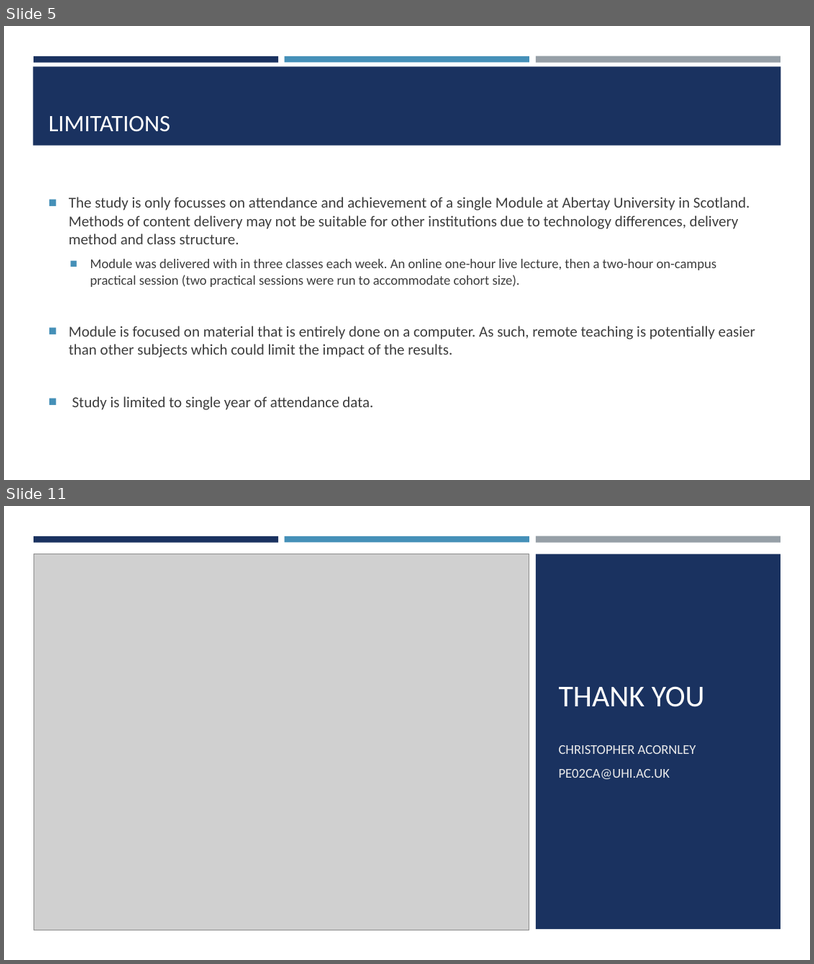
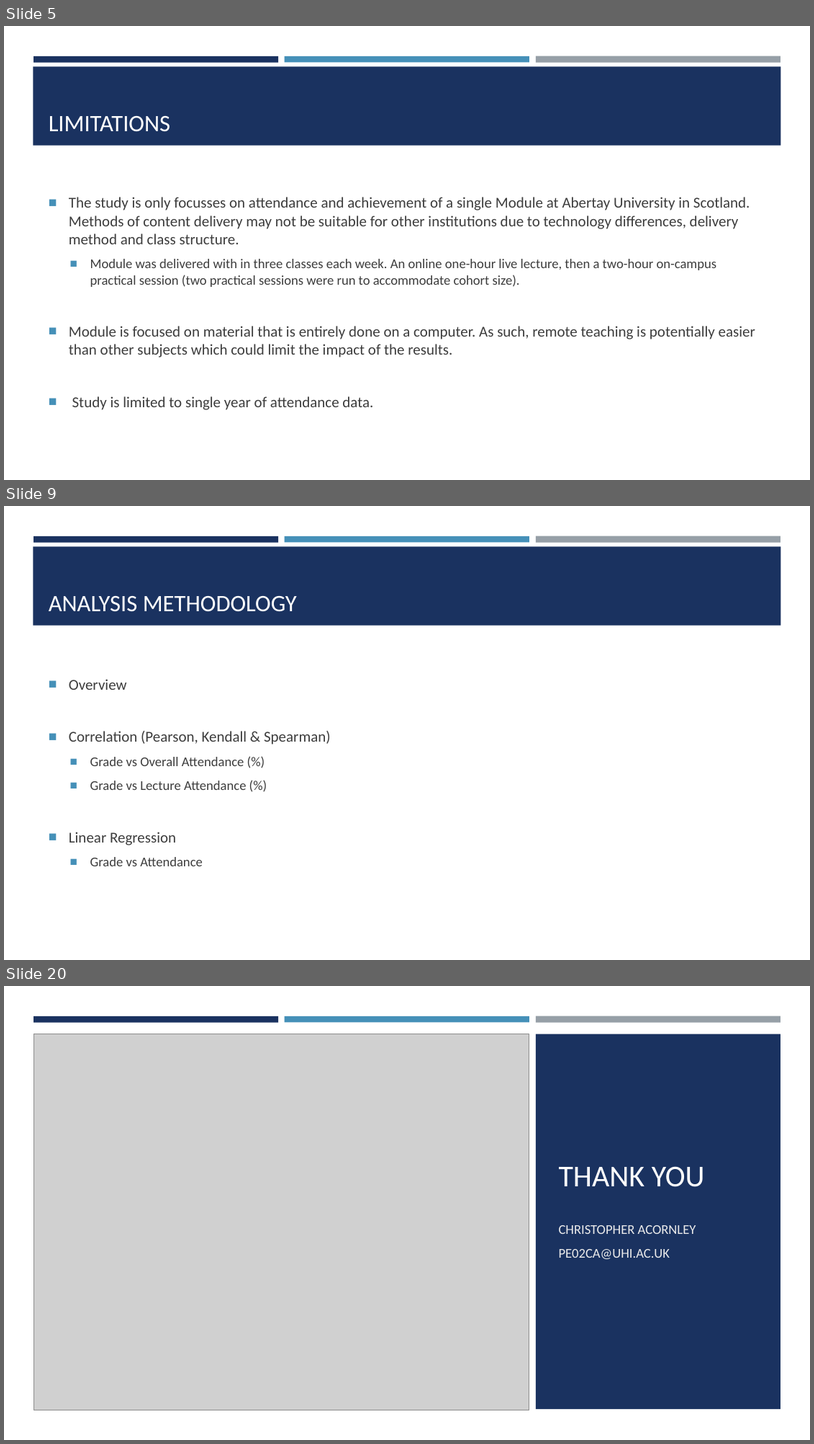
Before and after one commit to ChrisAcornleyPhD/CAP512Data, a slide deck: scripts/CAP512.pptx. Shown one above the other, each under a label of ours: slides 5 and 11 before the commit, slides 5, 9 and 20 after it; the slides between them are not shown. The pictures are 814x964 and 814x1444 pixels, drawn with LibreOffice and Linux fonts; fonts in the diff are those of the drawing; grey boxes stand for pictures. Boxes give left, top, right and bottom in pixels: in the first picture for what was removed or moved away, otherwise in the second. Text is boxed around its words. In the diff, an @@ line names an element or a change of style, - is before the commit and + after.

Commit message:
Basic analysis of grade and attendance data

```diff
--- a/scripts/CAP512.pptx
+++ b/scripts/CAP512.pptx
@@ slide 9 added at [4, 506, 810, 960], background #FFFFFF; not listed: 4 template elements that a slide beside it also shows @@
@@ title added at [49, 596, 297, 612], 28 pt, text #FFFFFF @@
+ANALYSIS METHODOLOGY
@@ text added at [69, 679, 331, 866], 16 pt, text #3D3D3D @@
+■ Overview
+■ Correlation (Pearson, Kendall & Spearman)
+  ■ Grade vs Overall Attendance (%)
+  ■ Grade vs Lecture Attendance (%)
+■ Linear Regression
+  ■ Grade vs Attendance
@@ what was slide 11 is now slide 20 @@
```
Also in this commit, not shown: 3 slides changed, 10 other slides added, 2 slides removed.
